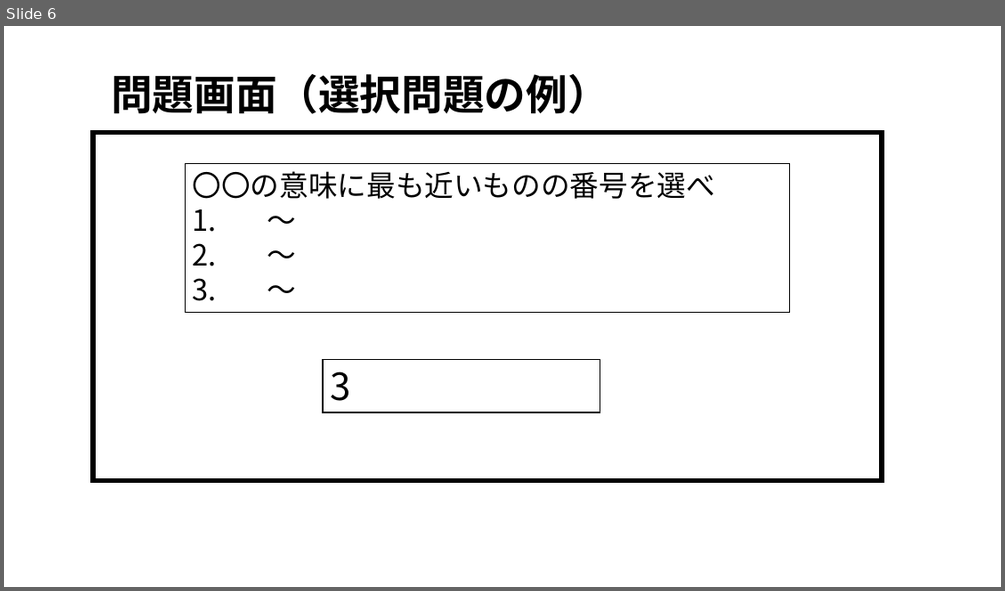
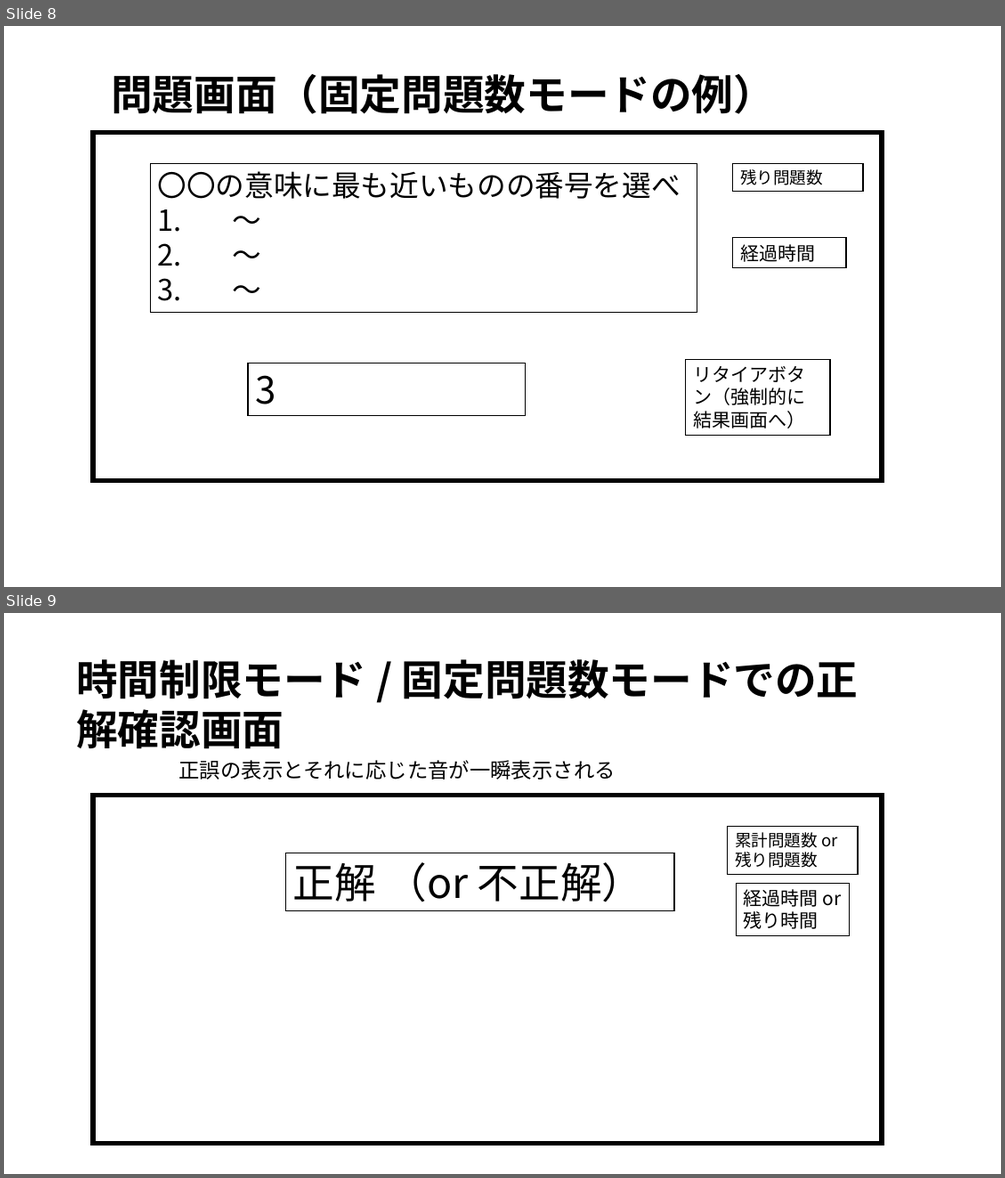
Before and after one commit to tanakai0/stdlib_py_typist, a slide deck: design.pptx. Shown one above the other, each under a label of ours: slide 6 before the commit, slides 8 and 9 after it. The pictures are 1005x591 and 1005x1178 pixels, drawn with LibreOffice and Linux fonts; fonts in the diff are those of the drawing. Boxes give left, top, right and bottom in pixels: in the first picture for what was removed or moved away, otherwise in the second. Text is boxed around its words. In the diff, an @@ line names an element or a change of style, - is before the commit and + after.

```diff
--- a/design.pptx
+++ b/design.pptx
@@ slide 9 added at bbox=[4, 613, 1001, 1174], background #FFFFFF @@
@@ text added at bbox=[76, 659, 858, 749], 40 pt, text #000000, bold @@
+時間制限モード / 固定問題数モードでの正解確認画面
@@ text added at bbox=[179, 760, 615, 779], 20 pt, text #000000 @@
+正誤の表示とそれに応じた音が一瞬表示される
@@ rectangle added at bbox=[93, 795, 882, 1143], fill #FFFFFF, outline #000000 4.5 pt @@
@@ rectangle added at bbox=[728, 826, 858, 874], fill #FFFFFF, outline #000000 1 pt, 16 pt, text #000000 @@
+累計問題数 or 残り問題数
@@ rectangle added at bbox=[286, 853, 675, 910], fill #FFFFFF, outline #000000 1 pt, 40 pt, text #000000 @@
+正解 （or 不正解）
@@ rectangle added at bbox=[736, 883, 849, 936], fill #FFFFFF, outline #000000 1 pt, 18 pt, text #000000 @@
+経過時間 or 残り時間
@@ what was slide 6 is now slide 8 @@
@@ slide 8 changed as well @@
@@ text at bbox=[111, 74, 775, 114]: text changed @@
-問題画面（選択問題の例）
+問題画面（固定問題数モードの例）
@@ rectangle "〇〇の意味に最も近いものの番号を選べ": place and size @@
-rectangle "〇〇の意味に最も近いものの番号を選べ" at bbox=[185, 164, 789, 313]
+rectangle "〇〇の意味に最も近いものの番号を選べ" at bbox=[151, 164, 698, 313]
@@ rectangle added at bbox=[733, 164, 863, 192], fill #FFFFFF, outline #000000 1 pt, 16 pt, text #000000 @@
+残り問題数
@@ rectangle added at bbox=[733, 238, 846, 267], fill #FFFFFF, outline #000000 1 pt, 18 pt, text #000000 @@
+経過時間
@@ rectangle "3": place and size @@
-rectangle "3" at bbox=[323, 360, 600, 412]
+rectangle "3" at bbox=[248, 362, 526, 416]
@@ rectangle added at bbox=[686, 360, 830, 435], fill #FFFFFF, outline #000000 1 pt, 18 pt, text #000000 @@
+リタイアボタン（強制的に結果画面へ）
```
Also in this commit, not shown: 6 other slides changed, 5 other slides added.
